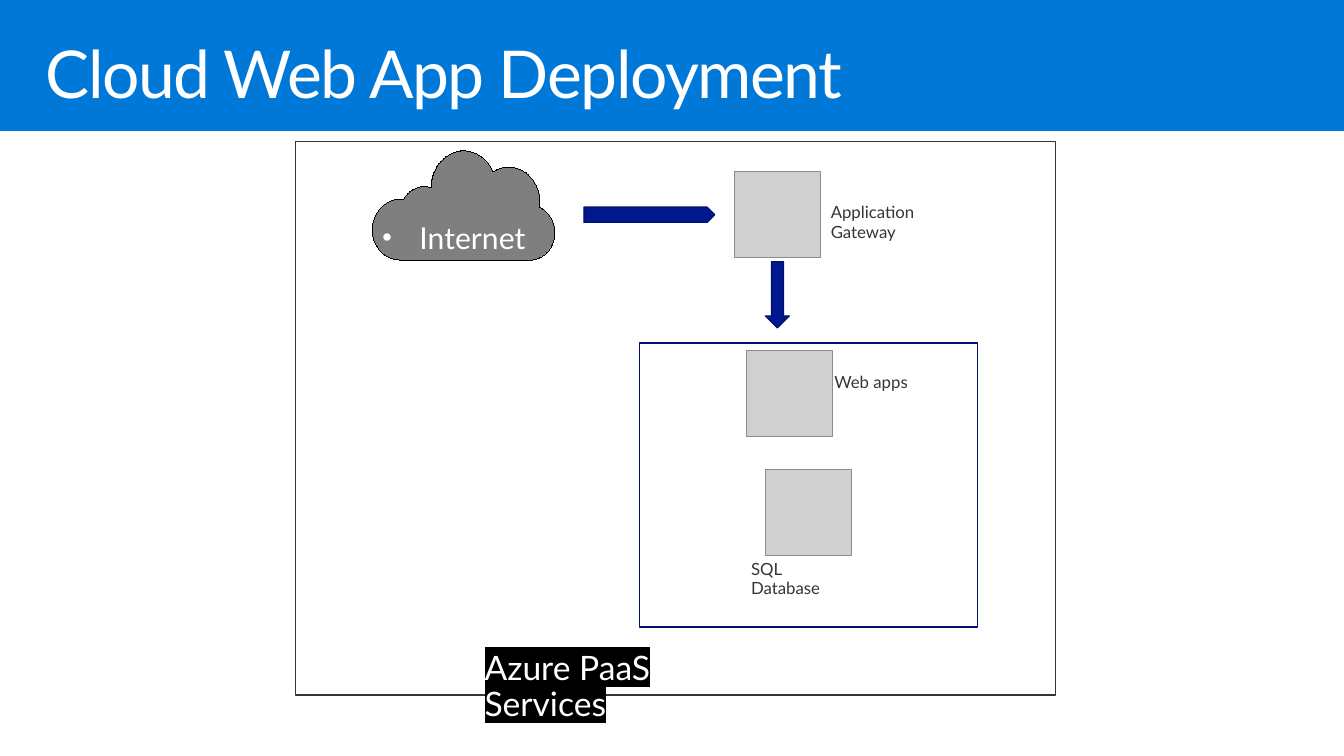
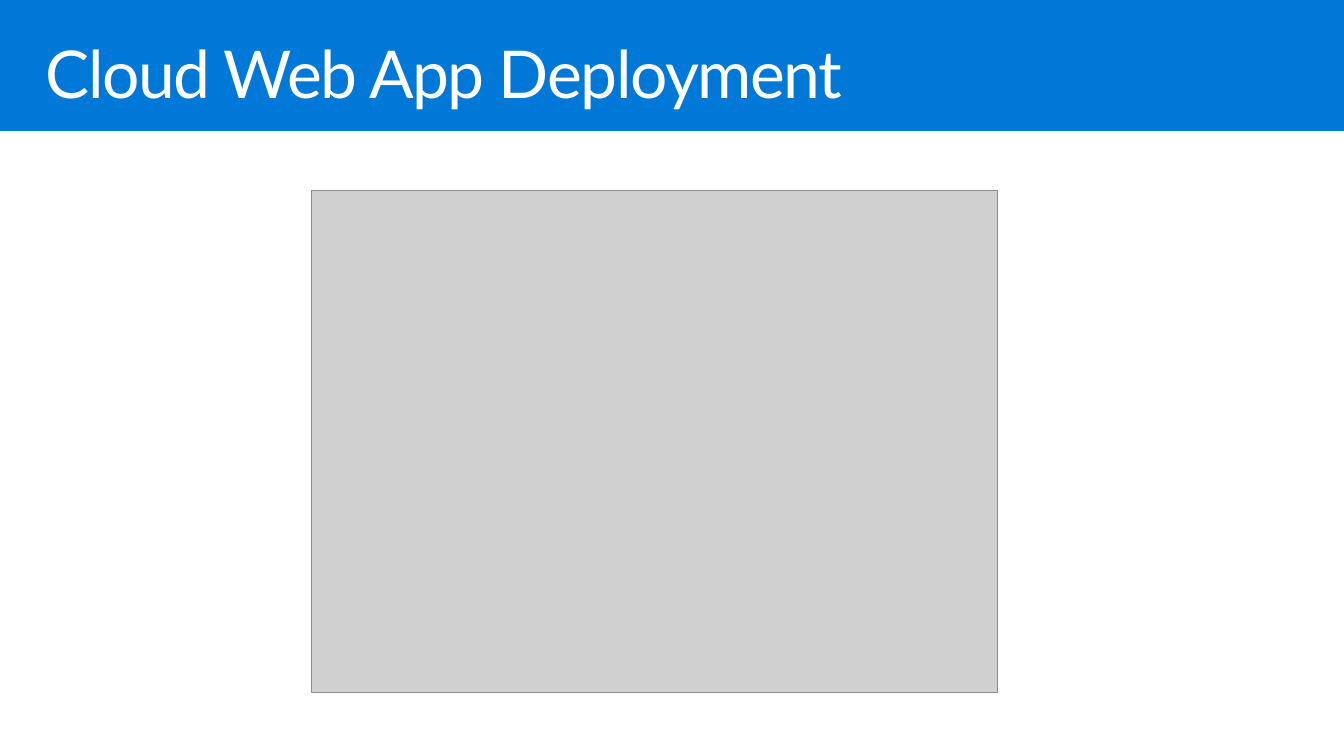
Before and after one commit to yashmadan123/MCW-Enterprise-class-networking, a slide deck: slide 31 of Whiteboard design session/Whiteboard design session trainer presentation - Enterprise-class networking in Azure.pptx. Drawn at 1344x756 pixels with LibreOffice and Linux fonts; fonts in the diff are those of the drawing; grey boxes stand for pictures. Boxes give left, top, right and bottom in pixels: in the first picture for what was removed or moved away, otherwise in the second. Text is boxed around its words. In the diff, an @@ line names an element or a change of style, - is before the commit and + after.

```diff
--- a/Whiteboard design session/Whiteboard design session trainer presentation - Enterprise-class networking in Azure.pptx
+++ b/Whiteboard design session/Whiteboard design session trainer presentation - Enterprise-class networking in Azure.pptx
@@ rectangle removed at (295, 142, 1056, 696) @@
@@ freeform shape removed at (372, 151, 555, 260) @@
-• Internet
@@ picture removed at (735, 171, 821, 257) @@
@@ picture added at (312, 191, 997, 692) @@
@@ right arrow removed at (584, 207, 715, 222) @@
@@ text removed at (831, 205, 915, 241) @@
-Application Gateway
@@ right arrow removed at (765, 261, 789, 328) @@
@@ rectangle removed at (640, 343, 978, 627) @@
@@ picture removed at (746, 351, 832, 437) @@
@@ text removed at (834, 375, 907, 391) @@
-Web apps
@@ picture removed at (766, 470, 852, 556) @@
@@ text removed at (751, 563, 820, 594) @@
-SQL Database
@@ text removed at (720, 627, 840, 657) @@
-Azure Pass Services
@@ text removed at (485, 655, 650, 722) @@
-Azure PaaS Services
```
Also in this commit, not shown: 8 other slides changed, 8 other files.
